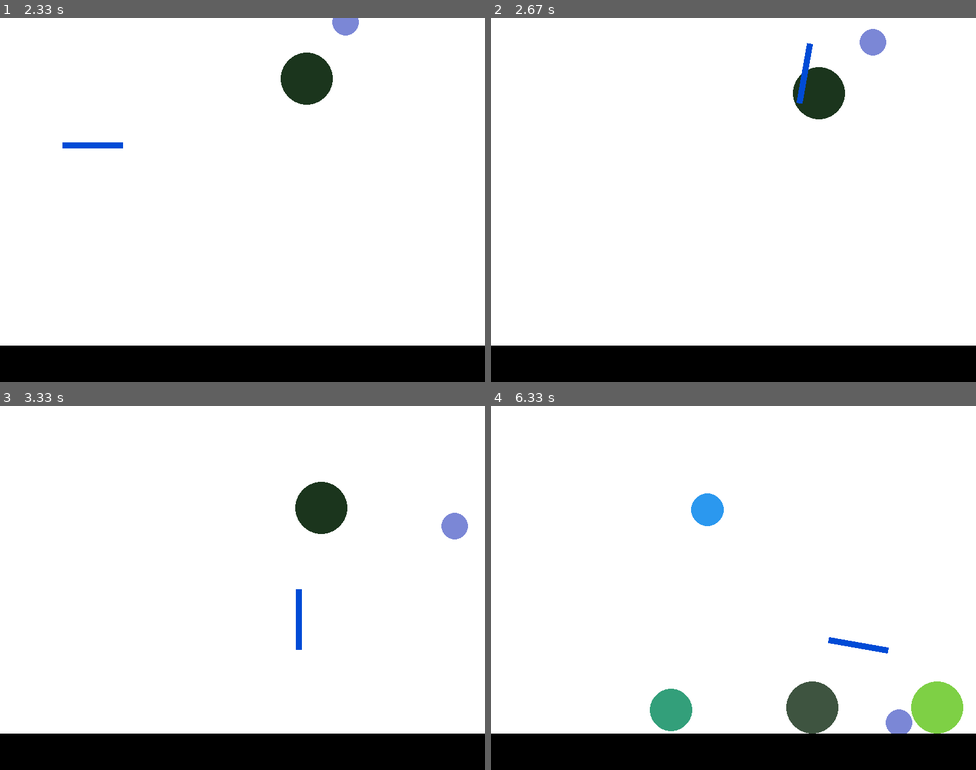
Above: before the commit, frames 1-4 (two rows, left to right).
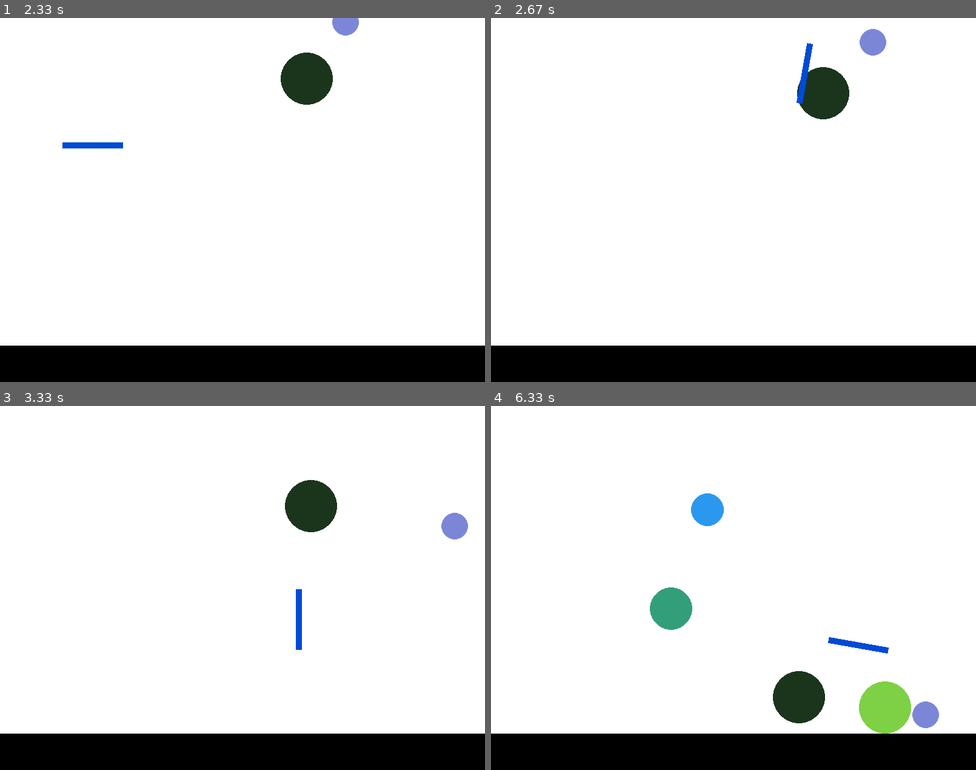
Above: after the commit, the same moments.

Repository: MichaelLesirge/intermediate-programming-class
Game: pygame game, started from ball_physics.py
Same seed, same stepped clock (60 frames per second), same inputs: the game is played once before the commit and once after it.
Inputs (mouse positions are in pixels of both pictures, inside the frame that each line leads up to):
- Up to frame 1 (2.33 s): hold Right 0.33-0.8 s; move the mouse to (223, 214) at 0.37 s; hold Right 0.83-1.3 s; move the mouse to (397, 189) at 0.87 s; hold Left 1.33-1.87 s; move the mouse to (126, 203) at 1.37 s; hold Left 1.9-2.3 s; move the mouse to (92, 145) at 1.93 s
- Up to frame 2 (2.67 s): hold Right from 2.33 s (still down); move the mouse to (806, 72) at 2.37 s
- Up to frame 3 (3.33 s): release Right at 2.97 s; hold Left from 3 s (still down); move the mouse to (300, 620) at 3.03 s
- Up to frame 4 (6.33 s): release Left at 3.47 s; hold Right 3.5-3.97 s; move the mouse to (743, 464) at 3.53 s; hold Right 4-4.47 s; move the mouse to (558, 577) at 4.03 s; hold Left 4.5-5.03 s; move the mouse to (738, 624) at 4.53 s; hold Left 5.07-5.47 s; move the mouse to (718, 526) at 5.1 s; hold Right 5.5-6.13 s; move the mouse to (917, 726) at 5.53 s; hold Left from 6.17 s (still down); move the mouse to (859, 646) at 6.2 s

Frame 1 is identical in both runs. In frame 2, 0.2% of the frame differs, in the area x 62-74%, y 13-28%; in frame 3, 0.6%; in frame 4, 5.8%, in the area x 32-98%, y 49-90%.

Commit message:
add bounce retention for ball

Diff:
--- a/ball_physics.py
+++ b/ball_physics.py
@@ -17,7 +17,9 @@
 SCREEN_WIDTH = 800
 SCREEN_HEIGHT = 600
 
-BOUNCE_RETENTION = 0.6
+BOUNCE_RETENTION_GROUND = 0.6
+BOUNCE_RETENTION_BALL = 0.9
+
 GRAVITY = pygame.Vector2(0, 0.5)
 AIR_RESISTANCE = 0.005
 
@@ -92,7 +94,7 @@
 
         if self.rect.left < 0 or self.rect.right > SCREEN_WIDTH:
             self.rect.x -= self.velocity.x
-            self.velocity.x *= -BOUNCE_RETENTION
+            self.velocity.x *= -BOUNCE_RETENTION_GROUND
 
         for floor in floors:
             if self.rect.colliderect(floor.rect) and pygame.sprite.collide_mask(self, floor):
@@ -103,7 +105,7 @@
                 ny = math.sin(angle_radians)
                 self.velocity.reflect_ip((nx, ny))
 
-                self.velocity.y *= (BOUNCE_RETENTION / 2)
+                self.velocity.y *= BOUNCE_RETENTION_GROUND
 
         for other in other_balls:
             if other is self: continue
@@ -115,8 +117,9 @@
                         mass_total = self.mass + other.mass
                         self.velocity = self.velocity.reflect(nv.normalize())
                         other.velocity = other.velocity.reflect(nv.normalize())
-                        # self.position += nv.normalize() * (1 + other.mass / mass_total)
                     self.position += nv * 0.04
+                    self.velocity *= BOUNCE_RETENTION_BALL
+
 
 class Floor(pygame.sprite.Sprite):
     def __init__(self, size: pygame.Vector2, location: pygame.Vector2 = (0, 0), angle = 0) -> None:
